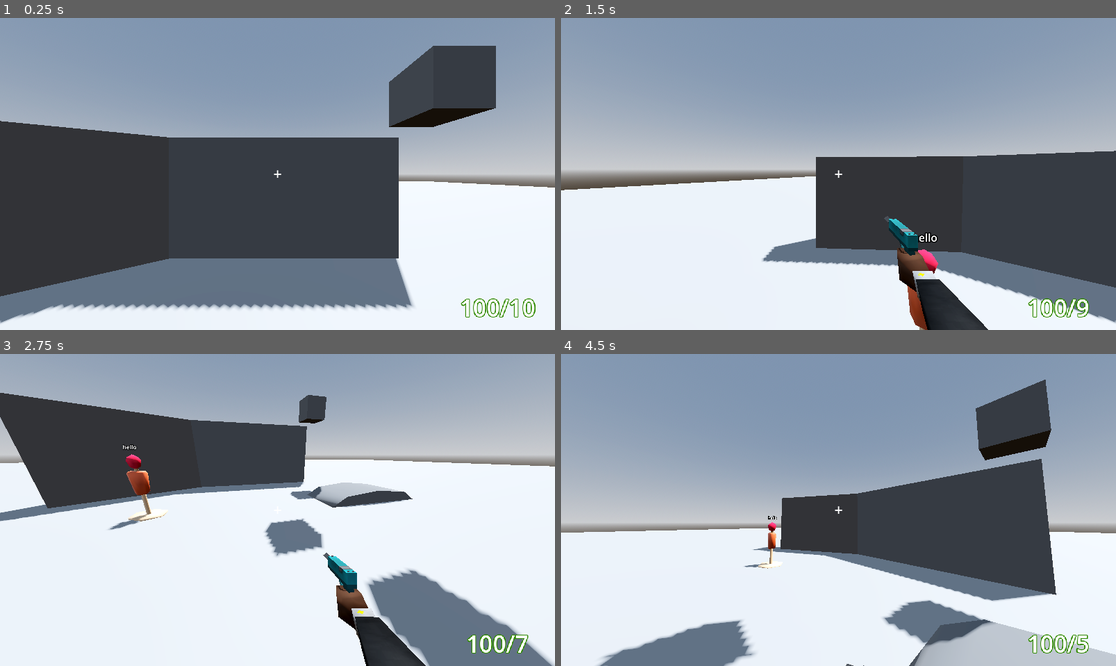
Above: before the commit, frames 1-4 (two rows, left to right).
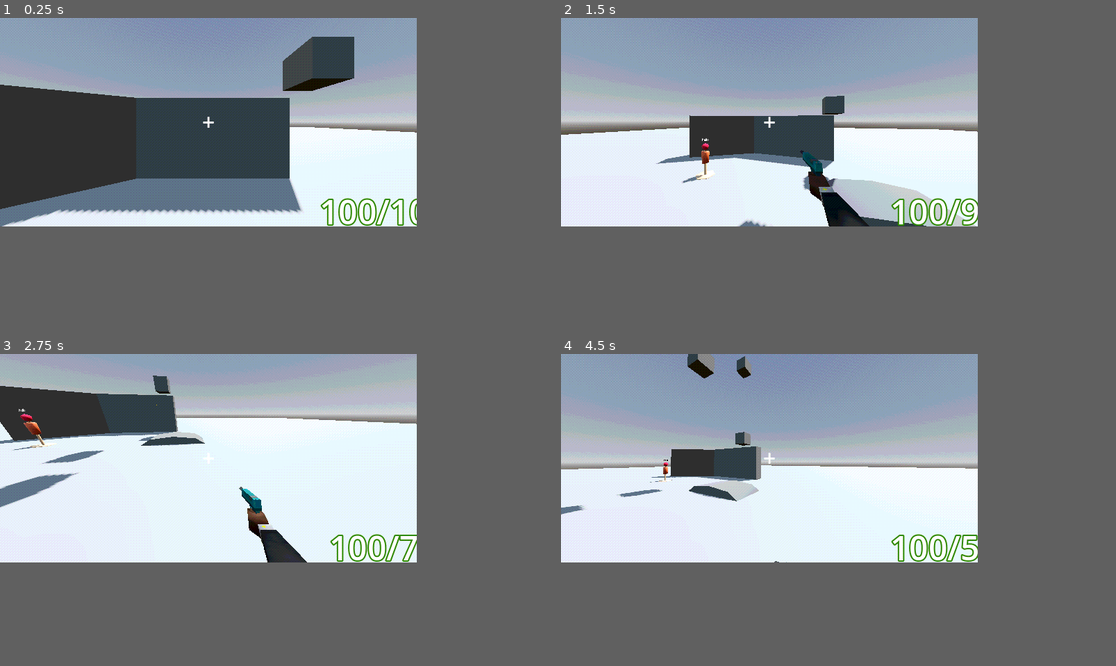
Above: after the commit, the same moments.

Repository: TheoLomeuBraga/kill-the-tower-boss
Game: Godot game, scene res://player/test_level.tscn
The game is run twice, just before and just after one commit, with the same random seed, the same clock (stepped at 60 frames per second) and the same inputs. The project has no main scene, so this scene is started directly.
Inputs (mouse positions are in pixels of both pictures, inside the frame that each line leads up to):
- Up to frame 1 (0.25 s): no input
- Up to frame 2 (1.5 s): move the mouse to (960, 158) at 0.52 s; press the mouse at (960, 158) at 0.53 s; hold D (right) 0.53-1.28 s; tap Space (jump) at 0.77 s; move the mouse to (810, 174) at 1.27 s; release the mouse at (810, 174) at 1.28 s; hold S (back) from 1.28 s (still down); tap W (foward) at 1.35 s
- Up to frame 3 (2.75 s): tap Space (jump) at 1.52 s; click (249, 510) at 1.55 s; move the mouse to (288, 503) at 2.02 s; release S (back) at 2.03 s; press the mouse at (288, 503) at 2.03 s; hold D (right) from 2.03 s (still down); tap Down (look_down) at 2.1 s
- Up to frame 4 (4.5 s): move the mouse to (832, 516) at 2.77 s; release the mouse at (832, 516) at 2.78 s; tap Left (look_left) at 2.85 s; tap Space (jump) at 3.02, 3.77 s; click (832, 516) at 3.05 s; move the mouse to (877, 513) at 3.52 s; release D (right) at 3.53 s; press the mouse at (877, 513) at 3.53 s; hold A (left) from 3.53 s (still down); tap Right (look_right) at 3.6 s; tap R (reload) at 4.15 s; move the mouse to (794, 506) at 4.27 s; release the mouse at (794, 506) at 4.28 s; tap Up (look_up) at 4.35 s
In our replay, the window is 799x449 before the commit and 600x300 after it. These sizes can differ from the game's own. Grey fills any space a smaller window leaves; there, only what the larger window draws over its background counts as a difference.

The runs differ from the first frame. In frame 1, 64% of the frame differs, in the area x 0-100%, y 0-100%; in frame 2, 63%; in frame 3, 40%; in frame 4, 71%.

Commit message:
add dittering

Diff:
--- /dev/null
+++ b/menus/post_processing/post_processing.gdshader
@@ -0,0 +1,74 @@
+shader_type canvas_item;
+
+render_mode unshaded;
+
+#define MAXCOLORS 32
+
+uniform sampler2D screen_texture : hint_screen_texture, repeat_disable, filter_nearest;
+
+uniform bool enabled = true;
+uniform bool dithering = true;
+uniform int colors : hint_range(1, MAXCOLORS) = 12;
+uniform int dither_size: hint_range(1, 8) = 1;
+
+float dithering_pattern(ivec2 fragcoord) {
+	const float pattern[] = {
+		0.00, 0.50, 0.10, 0.65,
+		0.75, 0.25, 0.90, 0.35,
+		0.20, 0.70, 0.05, 0.50,
+		0.95, 0.40, 0.80, 0.30
+	};
+
+	int x = fragcoord.x % 4;
+	int y = fragcoord.y % 4;
+
+	return pattern[y * 4 + x];
+}
+
+float reduce_color(float raw, float dither, int depth) {
+	float div = 1.0 / float(depth);
+	float val = 0.0;
+	int i = 0;
+
+	while (i <= MAXCOLORS)
+	{
+		if (raw > div * (float(i + 1))) {
+			i = i + 1;
+			continue;
+		}
+
+		if (raw * float(depth) - float(i) <= dither * 0.999)
+		{
+			val = div * float(i);
+		}
+		else
+		{
+			val = div * float(i + 1);
+		}
+		return val;
+
+		i = i+1;
+	}
+
+	return val;
+}
+
+void fragment() {
+	vec4 raw = texture(screen_texture, SCREEN_UV);
+	ivec2 uv = ivec2(FRAGCOORD.xy / float(dither_size));
+
+	if (enabled == true){
+		float dithering_value = 1.0;
+		if (dithering)
+		{
+			dithering_value = dithering_pattern(uv);
+		}
+
+		COLOR.r = reduce_color(raw.r, (dithering_value - 0.5) * dithering_value + 0.5, colors - 1);
+		COLOR.g = reduce_color(raw.g, (dithering_value - 0.5) * dithering_value + 0.5, colors - 1);
+		COLOR.b = reduce_color(raw.b, (dithering_value - 0.5) * dithering_value + 0.5, colors - 1);
+
+	} else {
+		COLOR.rgb = raw.rgb;
+	}
+}
--- /dev/null
+++ b/menus/post_processing/post_processing.tscn
@@ -0,0 +1,22 @@
+[gd_scene format=3 uid="uid://l0s57321gcc5"]
+
+[ext_resource type="Shader" uid="uid://bw3kxbsu4cv0e" path="res://menus/post_processing/post_processing.gdshader" id="1_xrcle"]
+
+[sub_resource type="ShaderMaterial" id="ShaderMaterial_v6v8h"]
+shader = ExtResource("1_xrcle")
+shader_parameter/enabled = true
+shader_parameter/dithering = true
+shader_parameter/colors = 12
+shader_parameter/dither_size = 1
+
+[node name="PostProcessing" type="ColorRect" unique_id=1946156224]
+z_index = 99
+texture_filter = 1
+material = SubResource("ShaderMaterial_v6v8h")
+anchors_preset = 15
+anchor_right = 1.0
+anchor_bottom = 1.0
+grow_horizontal = 2
+grow_vertical = 2
+mouse_filter = 2
+metadata/_edit_use_anchors_ = true
--- /dev/null
+++ b/particles/hit_particle/hit_particle.tscn
@@ -0,0 +1,53 @@
+[gd_scene format=3 uid="uid://dn7527xhgaejs"]
+
+[ext_resource type="Texture2D" uid="uid://bpx1ptt8i0ybh" path="res://particles/hit_particle/hit_effect.png" id="1_2pv0q"]
+[ext_resource type="Script" uid="uid://btjwrydlhnj0y" path="res://particles/start_emiting.gd" id="2_sbw2j"]
+[ext_resource type="AudioStream" uid="uid://y7benc34y746" path="res://particles/hit_particle/hit.wav" id="3_wnubv"]
+
+[sub_resource type="Curve" id="Curve_sbw2j"]
+_data = [Vector2(0, 0), 0.0, 0.0, 0, 0, Vector2(0.087837845, 1), 0.0, 0.0, 0, 0, Vector2(1, 0), 0.0, 0.0, 0, 0]
+point_count = 3
+
+[sub_resource type="CurveTexture" id="CurveTexture_wnubv"]
+curve = SubResource("Curve_sbw2j")
+
+[sub_resource type="ParticleProcessMaterial" id="ParticleProcessMaterial_sbw2j"]
+gravity = Vector3(0, 0, 0)
+scale_min = 0.5
+scale_max = 0.5
+scale_curve = SubResource("CurveTexture_wnubv")
+color = Color(1, 1, 0, 1)
+
+[sub_resource type="StandardMaterial3D" id="StandardMaterial3D_wnubv"]
+transparency = 1
+shading_mode = 0
+vertex_color_use_as_albedo = true
+albedo_texture = ExtResource("1_2pv0q")
+texture_filter = 0
+billboard_mode = 3
+billboard_keep_scale = true
+particles_anim_h_frames = 1
+particles_anim_v_frames = 1
+particles_anim_loop = false
+
+[sub_resource type="QuadMesh" id="QuadMesh_cumbm"]
+material = SubResource("StandardMaterial3D_wnubv")
+
+[node name="HitParticle" type="GPUParticles3D" unique_id=142146666]
+emitting = false
+amount = 1
+lifetime = 0.2
+one_shot = true
+process_material = SubResource("ParticleProcessMaterial_sbw2j")
+draw_pass_1 = SubResource("QuadMesh_cumbm")
+script = ExtResource("2_sbw2j")
+
+[node name="DeathTimer" type="Timer" parent="." unique_id=959790308]
+wait_time = 0.2
+one_shot = true
+autostart = true
+
+[node name="AudioStreamPlayer" type="AudioStreamPlayer" parent="." unique_id=2077805071]
+stream = ExtResource("3_wnubv")
+
+[connection signal="timeout" from="DeathTimer" to="." method="queue_free"]
--- /dev/null
+++ b/particles/start_emiting.gd
@@ -0,0 +1,5 @@
+extends GPUParticles3D
+
+func _ready() -> void:
+	await get_tree().process_frame
+	emitting = true
--- a/project.godot
+++ b/project.godot
@@ -13,6 +13,17 @@
 config/name="kill_the_tower_boss"
 config/features=PackedStringArray("4.6", "Mobile")
 config/icon="res://icon.svg"
+
+[autoload]
+
+PostProcessing="*uid://l0s57321gcc5"
+
+[display]
+
+window/size/viewport_width=600
+window/size/viewport_height=300
+window/stretch/mode="viewport"
+window/stretch/aspect="keep_height"
 
 [filesystem]
 
--- a/scripts/project_behavior.gd
+++ b/scripts/project_behavior.gd
@@ -11,6 +11,7 @@
 
 var muzle_position : Vector3
 
+const enemy_hit_particle : PackedScene = preload("res://particles/hit_particle/hit_particle.tscn")
 
 func start() -> void:
 
@@ -47,6 +48,12 @@
 			if ray.is_colliding():
 				var stats : Stats = get_stats_from_node(ray.get_collider())
 				if stats == null:
+
+					if data.spaw_on_colision != null:
+						var o : Node3D = data.spaw_on_colision.instantiate()
+						get_parent().add_child(o)
+						o.global_position = ray.get_collision_point()
+
 					break
 				else:
 					if data.faction != stats.faction:
@@ -56,6 +63,17 @@
 						var col_shape : CollisionShape3D = target.shape_owner_get_owner(owner_id)
 
 						stats.health -= stats.calculate_damage_on(data.damage,col_shape)
+
+						if data.spaw_on_colision != null:
+							var o : Node3D = data.spaw_on_colision.instantiate()
+							get_parent().add_child(o)
+							o.global_position = ray.get_collision_point()
+
+						var o : Node3D = enemy_hit_particle.instantiate()
+						get_parent().add_child(o)
+						o.global_position = ray.get_collision_point()
+
+
 						queue_free()
 						break
 					else:
@@ -63,6 +81,7 @@
 						continue
 
 			else:
+				queue_free()
 				break
 	else:
 		for i : int in shape.get_collision_count():
@@ -76,11 +95,26 @@
 					var col_shape : CollisionShape3D = target.shape_owner_get_owner(owner_id)
 
 					stats.health -= stats.calculate_damage_on(data.damage,col_shape)
+
+					if data.spaw_on_colision != null:
+						var o : Node3D = data.spaw_on_colision.instantiate()
+						get_parent().add_child(o)
+						o.global_position = shape.get_collision_point(i)
+
+					var o : Node3D = enemy_hit_particle.instantiate()
+					get_parent().add_child(o)
+					o.global_position = shape.get_collision_point(i)
+
 					queue_free()
 					break
 				else:
 					continue
 			else:
+				if data.spaw_on_colision != null:
+					var o : Node3D = data.spaw_on_colision.instantiate()
+					get_parent().add_child(o)
+					o.global_position = model.global_position
+
 				queue_free()
 
 func _physics_process(delta: float) -> void:
--- a/scripts/projectile_info.gd
+++ b/scripts/projectile_info.gd
@@ -7,3 +7,4 @@
 @export var faction : GlobalEnums.Faction
 @export var mesh : Mesh
 @export var radius : float = 0.1
+@export var spaw_on_colision : PackedScene
Not shown, added: menus/post_processing/post_processing.gdshader.uid
Not shown, added: particles/hit_particle/hit.wav.import
Binary file added: particles/hit_particle/hit_effect.png
Not shown, added: particles/hit_particle/hit_effect.png.import
Not shown, added: particles/start_emiting.gd.uid
Not shown, added: particles/hit_particle/hit.wav
